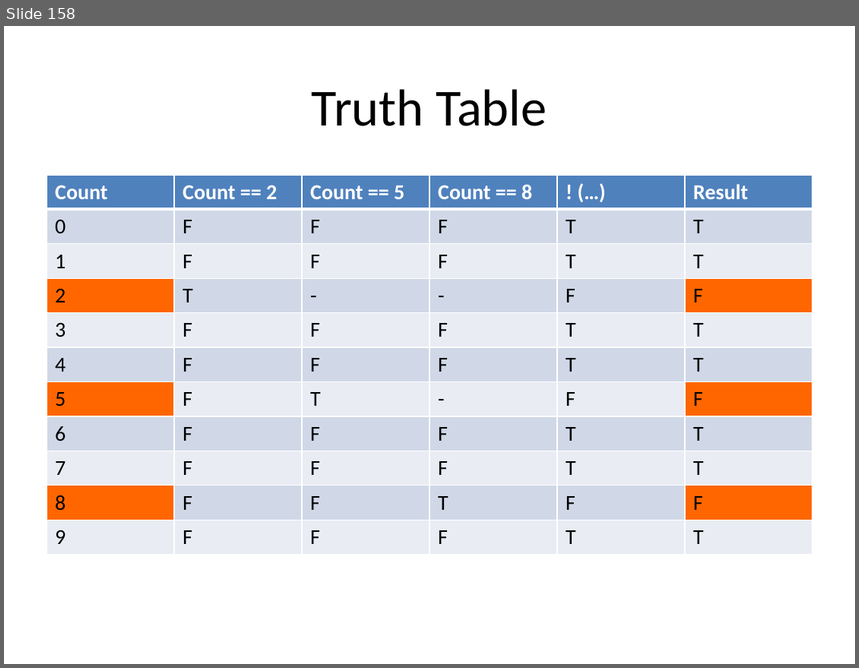
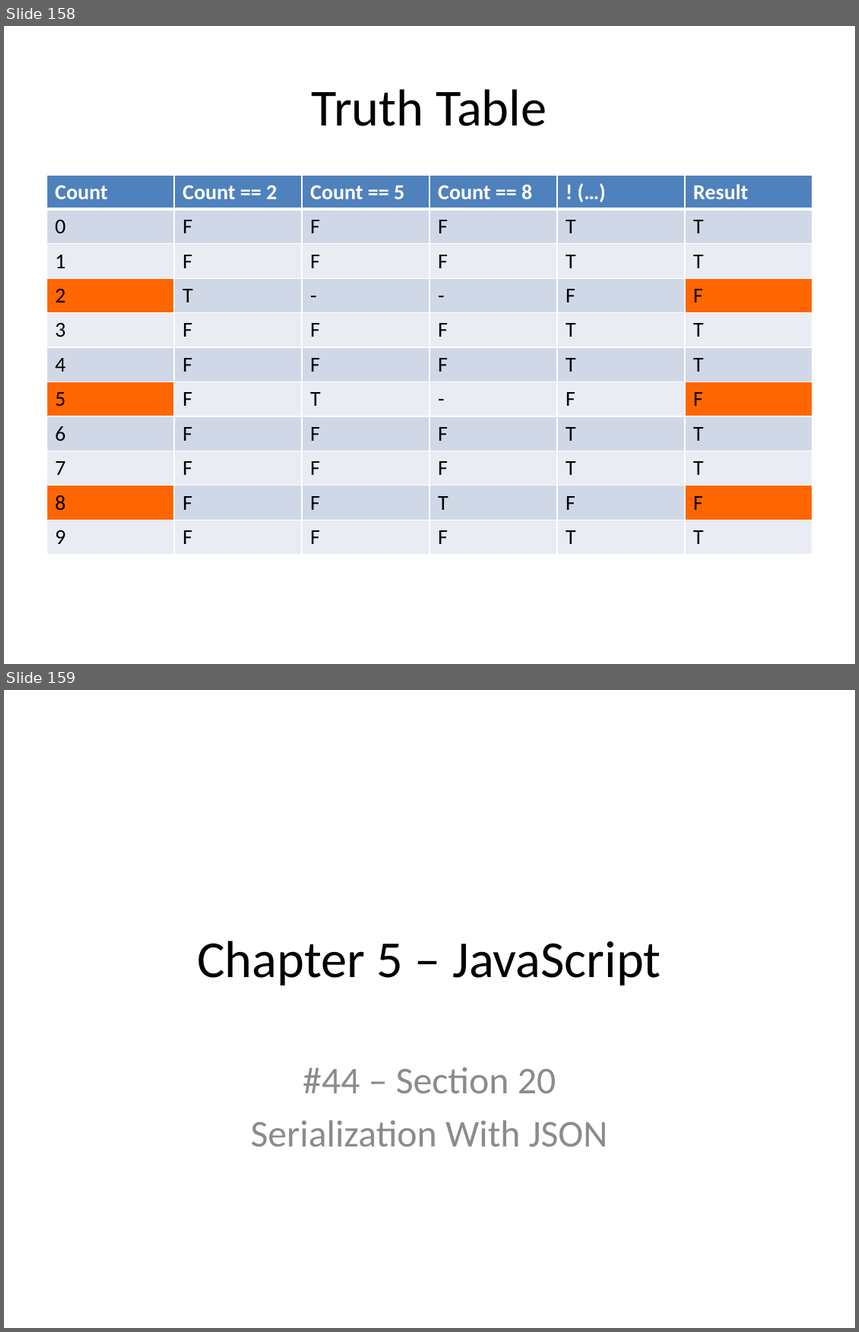
Before and after one commit to xiliax/web-programming-fundamentals, a slide deck: docs/learn-computer-programming.pptx. Shown one above the other, each under a label of ours: slide 158 before the commit, slides 158 and 159 after it. The pictures are 859x668 and 859x1332 pixels, drawn with LibreOffice and Linux fonts; fonts in the diff are those of the drawing. Boxes give left, top, right and bottom in pixels: in the first picture for what was removed or moved away, otherwise in the second. Text is boxed around its words. In the diff, an @@ line names an element or a change of style, - is before the commit and + after.

Commit message:
Updated document, slides and code example for c05s20 - JavaScript - Serialization With JSON

```diff
--- a/docs/learn-computer-programming.pptx
+++ b/docs/learn-computer-programming.pptx
@@ slide 159 added at [4, 690, 855, 1328], background #FFFFFF @@
@@ title added at [197, 941, 661, 986], 44 pt, text #000000 @@
+Chapter 5 – JavaScript
@@ subtitle added at [251, 1067, 608, 1147], 32 pt, text #8C8C8C @@
+#44 – Section 20
+Serialization With JSON
```
Also in this commit, not shown: 1 slide changed, 5 other slides added, 10 other files.
